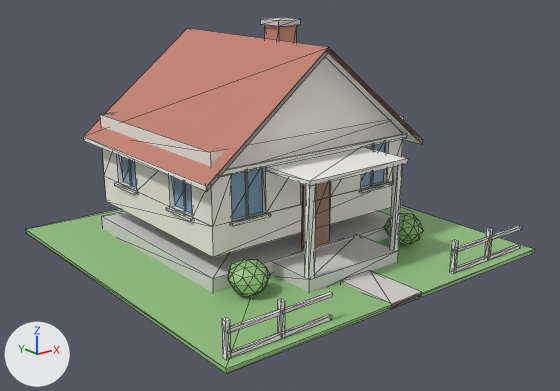
One commit to the glTF model assets/kit/buildings/r_1_1_a.glb: the scene before it, then after it.
Before and after are seen from a camera (50 mm lens) standing at (-14.86, -19.05, 9.17) and looking at (-0.1, -0.59, 1.79). Arrows for +X, +Y and +Z are at lower left; the lights stay in place. The older version comes first. Mesh edges are drawn as thin lines. Vertices at exactly the same position are counted once.

The first picture shows 'r_1_1_a'.
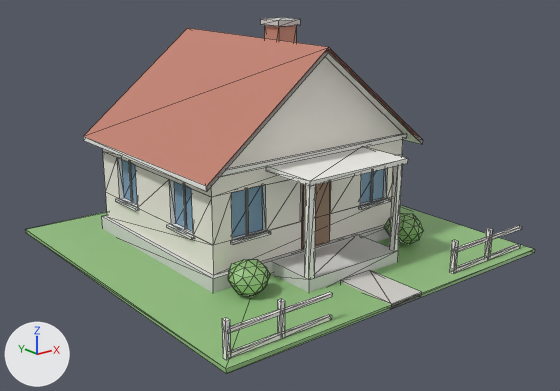
Boxes [x1, y1, x2, y2] around the edits, measured in the pictures (560 x 391 px; the box of a moved part takes in the faces that stretch with it):
```json
{"part": 1, "of": "me_r_1_1_a", "change": "moved or reshaped", "before": [245, 171, 248, 217], "after": [245, 189, 248, 235]}
{"part": 2, "of": "me_r_1_1_a", "change": "moved or reshaped", "before": [230, 213, 271, 226], "after": [230, 231, 271, 245]}
{"part": 3, "of": "me_r_1_1_a", "change": "moved or reshaped", "before": [370, 145, 374, 185], "after": [370, 172, 373, 202]}
{"part": 4, "of": "me_r_1_1_a", "change": "moved or reshaped", "before": [359, 182, 392, 193], "after": [358, 198, 391, 209]}
{"part": 5, "of": "me_r_1_1_a", "change": "moved or reshaped", "before": [128, 159, 132, 186], "after": [128, 162, 133, 203]}
{"part": 6, "of": "me_r_1_1_a", "change": "moved or reshaped", "before": [114, 182, 138, 195], "after": [115, 198, 139, 211]}
{"part": 7, "of": "me_r_1_1_a", "change": "moved or reshaped", "before": [183, 182, 186, 211], "after": [183, 185, 187, 229]}
{"part": 8, "of": "me_r_1_1_a", "change": "moved or reshaped", "before": [166, 206, 194, 221], "after": [166, 224, 195, 240]}
{"part": 9, "of": "me_r_1_1_a", "change": "moved or reshaped", "before": [100, 113, 404, 257], "after": [103, 139, 403, 275]}
```

Edits to the scene script, one JSON object a line:
```json
{"block": "me_r_1_1_a", "where": "# used by ob_r_1_1_a; location = (0.0, 0.0, 0.0)"}
{"op": "remove", "block": "me_r_1_1_a", "code": "me_r_1_1_a.from_pydata(...)  # 510 vertices, 722 faces; spans x -6.0..6.0, y -6.0..6.0, z 0.0..6.95"}
{"op": "add", "block": "me_r_1_1_a", "code": "me_r_1_1_a.from_pydata(...)  # 508 vertices, 722 faces; spans x -6.0..6.0, y -6.0..6.0, z 0.0..6.95"}
{"block": "me_r_1_1_a", "change": "me_r_1_1_a part 1: the loose piece of 8 vertices spanning x -2.53..-2.47, y -2.1..-2.06, z 2.0..3.4 is moved by (0.0, 0.0, -0.55)"}
{"block": "me_r_1_1_a", "change": "me_r_1_1_a part 2: the loose piece of 8 vertices spanning x -3.18..-1.82, y -2.32..-2.2, z 1.92..2.0 is moved by (0.0, 0.0, -0.55)"}
{"block": "me_r_1_1_a", "change": "me_r_1_1_a part 3: the loose piece of 8 vertices spanning x 2.47..2.53, y -2.1..-2.06, z 2.0..3.4 is moved by (0.0, 0.0, -0.55)"}
{"block": "me_r_1_1_a", "change": "me_r_1_1_a part 4: the loose piece of 8 vertices spanning x 1.82..3.18, y -2.32..-2.2, z 1.92..2.0 is moved by (0.0, 0.0, -0.55)"}
{"block": "me_r_1_1_a", "change": "me_r_1_1_a part 5: the loose piece of 8 vertices spanning x -3.65..-3.61, y 2.65..2.71, z 2.0..3.4 is moved by (0.0, 0.0, -0.55)"}
{"block": "me_r_1_1_a", "change": "me_r_1_1_a part 6: the loose piece of 8 vertices spanning x -3.87..-3.75, y 2.0..3.36, z 1.92..2.0 is moved by (0.0, 0.0, -0.55)"}
{"block": "me_r_1_1_a", "change": "me_r_1_1_a part 7: the loose piece of 8 vertices spanning x -3.65..-3.61, y -0.6..-0.54, z 2.0..3.4 is moved by (0.0, 0.0, -0.55)"}
{"block": "me_r_1_1_a", "change": "me_r_1_1_a part 8: the loose piece of 8 vertices spanning x -3.87..-3.75, y -1.25..0.11, z 1.92..2.0 is moved by (0.0, 0.0, -0.55)"}
{"block": "me_r_1_1_a", "change": "me_r_1_1_a part 9: 90 vertices removed from x -3.75..3.75, y -2.2..4.3, z 1.1..4.1; 88 vertices added at x -3.75..3.75, y -2.2..4.3, z 0.55..2.85"}
{"block": "me_r_1_1_a", "change": "other edits to the shape of me_r_1_1_a do not show in these pictures"}
```
